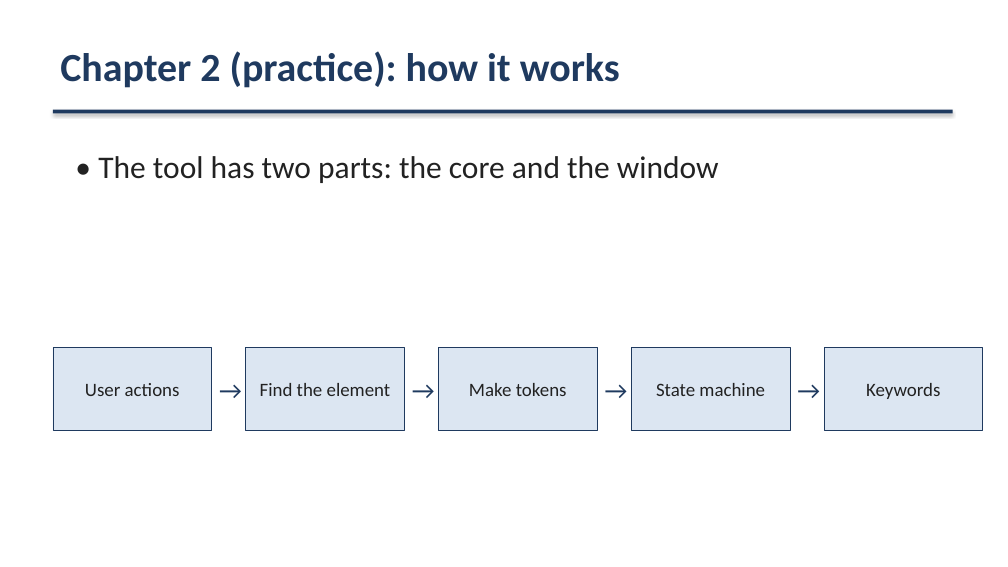
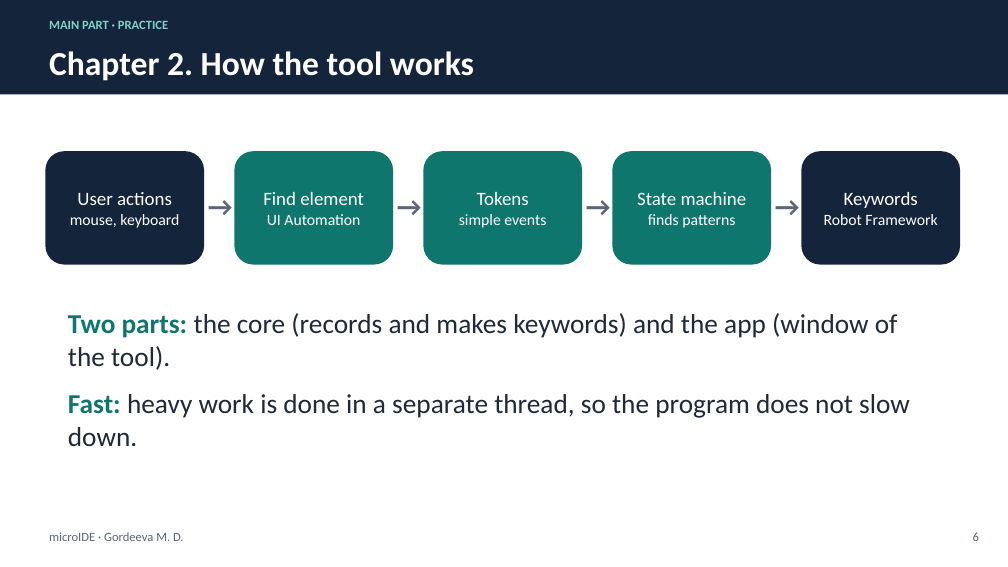
Before and after one commit to gordi27/microide, a slide deck: slide 6 of presentation/microIDE_presentation.pptx. Drawn at 1008x567 pixels with LibreOffice and Linux fonts; fonts in the diff are those of the drawing. Boxes give left, top, right and bottom in pixels: in the first picture for what was removed or moved away, otherwise in the second. Text is boxed around its words. In the diff, an @@ line names an element or a change of style, - is before the commit and + after.

```diff
--- a/presentation/microIDE_presentation.pptx
+++ b/presentation/microIDE_presentation.pptx
@@ rectangle: place and size @@
-rectangle at <box>53,110,953,113</box>
+rectangle at <box>0,0,1008,95</box>
@@ rectangle at <box>0,0,1008,95</box>: fill #1F3A5F to #14243B; shadow off @@
@@ text added at <box>49,21,168,29</box>, 12 pt, text #7FD1C7, bold @@
+MAIN PART · PRACTICE
@@ text at <box>49,51,474,81</box>: text changed; size 38 to 32 pt; text colour #1F3A5F to #FFFFFF @@
-Chapter 2 (practice): how it works
+Chapter 2. How the tool works
@@ rounded rectangle added at <box>45,151,204,265</box>, fill #14243B, 15 pt, text #FFFFFF @@
+User actions
+mouse, keyboard
@@ text removed at <box>98,156,719,183</box> @@
-• The tool has two parts: the core and the window
@@ rounded rectangle added at <box>234,151,393,265</box>, fill #0F766E, 15 pt, text #FFFFFF @@
+Find element
+UI Automation
@@ rounded rectangle added at <box>423,151,582,265</box>, fill #0F766E, 15 pt, text #FFFFFF @@
+Tokens
+simple events
@@ rounded rectangle added at <box>613,151,771,265</box>, fill #0F766E, 15 pt, text #FFFFFF @@
+State machine
+finds patterns
@@ rounded rectangle added at <box>802,151,960,265</box>, fill #14243B, 15 pt, text #FFFFFF @@
+Keywords
+Robot Framework
@@ text "→": place and size @@
-text "→" at <box>405,371,439,408</box>
+text "→" at <box>204,185,234,231</box>
@@ text "→": place and size @@
-text "→" at <box>597,371,631,408</box>
+text "→" at <box>393,185,423,231</box>
@@ text "→": place and size @@
-text "→" at <box>790,371,824,408</box>
+text "→" at <box>582,185,613,231</box>
@@ size 24 to 26 pt, text colour #1F3A5F to #5B6775, bold on in 4 elements at <box>393,185,423,231</box>, <box>582,185,613,231</box>, <box>204,185,234,231</box>, <box>771,185,802,231</box> @@
@@ text "→": place and size @@
-text "→" at <box>212,371,246,408</box>
+text "→" at <box>771,185,802,231</box>
@@ text added at <box>68,313,910,446</box>, 26 pt, text #1F2937 @@
+Two parts: the core (records and makes keywords) and the app (window of the tool).
+Fast: heavy work is done in a separate thread, so the program does not slow down.
@@ rectangle removed at <box>53,348,212,431</box> @@
-User actions
@@ rectangle removed at <box>246,348,405,431</box> @@
-Find the element
@@ rectangle removed at <box>439,348,597,431</box> @@
-Make tokens
@@ rectangle removed at <box>631,348,790,431</box> @@
-State machine
@@ rectangle removed at <box>824,348,983,431</box> @@
-Keywords
@@ text added at <box>49,532,184,541</box>, 12 pt, text #5B6775 @@
+microIDE · Gordeeva M. D.
@@ text added at <box>973,532,979,541</box>, 12 pt, text #5B6775 @@
+6
```
Also in this commit, not shown: 6 other slides changed, 2 slides added, 2 slides removed, 2 other files.
